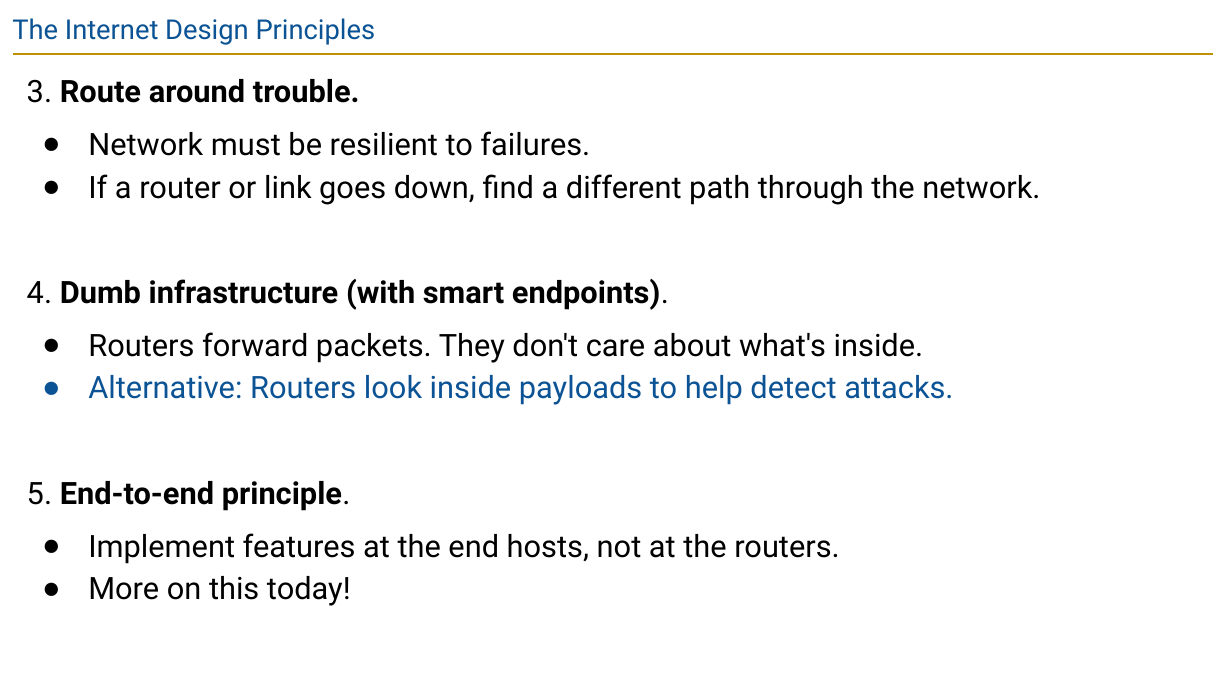
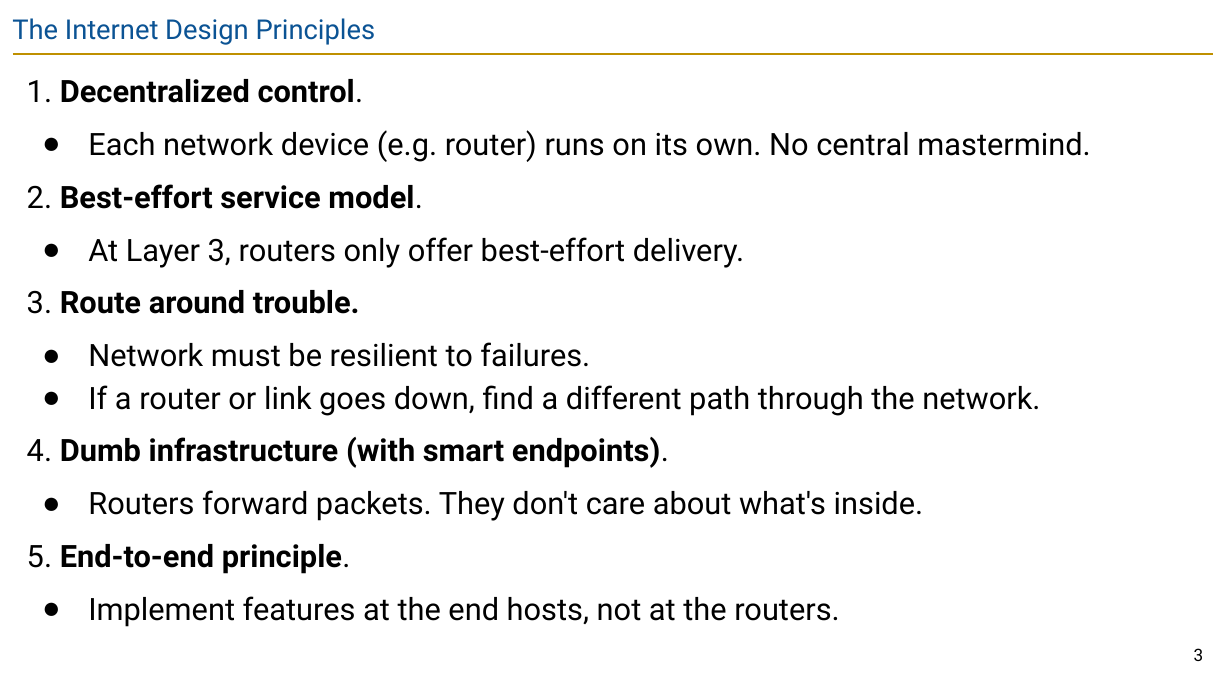
Before and after one commit to guhofstra/CSC175Sp26, a slide deck: slide 3 of PPTs/Lecture 2 - Internet Design Principles.pptx (slide 6 before the commit). Drawn at 1232x693 pixels with LibreOffice and Linux fonts; fonts in the diff are those of the drawing. Boxes give left, top, right and bottom in pixels: in the first picture for what was removed or moved away, otherwise in the second. Text is boxed around its words. In the diff, an @@ line names an element or a change of style, - is before the commit and + after.

```diff
--- a/PPTs/Lecture 2 - Internet Design Principles.pptx
+++ b/PPTs/Lecture 2 - Internet Design Principles.pptx
@@ text at [27, 79, 1090, 268]: paragraphs added @@
+1. Decentralized control.
+● Each network device (e.g. router) runs on its own. No central mastermind.
+2. Best-effort service model.
+● At Layer 3, routers only offer best-effort delivery.
@@ text at [88, 375, 953, 405]: paragraph removed @@
-● Alternative: Routers look inside payloads to help detect attacks.
@@ text at [88, 576, 351, 606]: paragraph removed @@
-● More on this today!
@@ page number added at [1194, 648, 1204, 661], 10 pt, text #000000 @@
+3
```
Also in this commit, not shown: 50 other slides changed, 12 slides removed, 46 other files.
